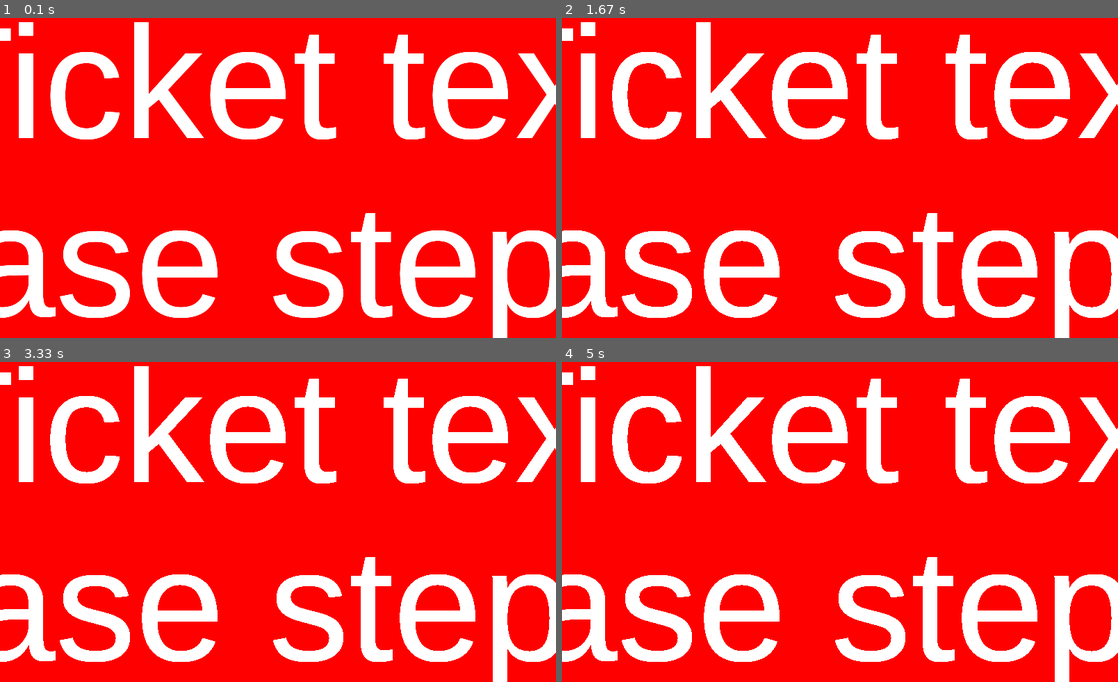
Above: before the commit, frames 1-4 (two rows, left to right).
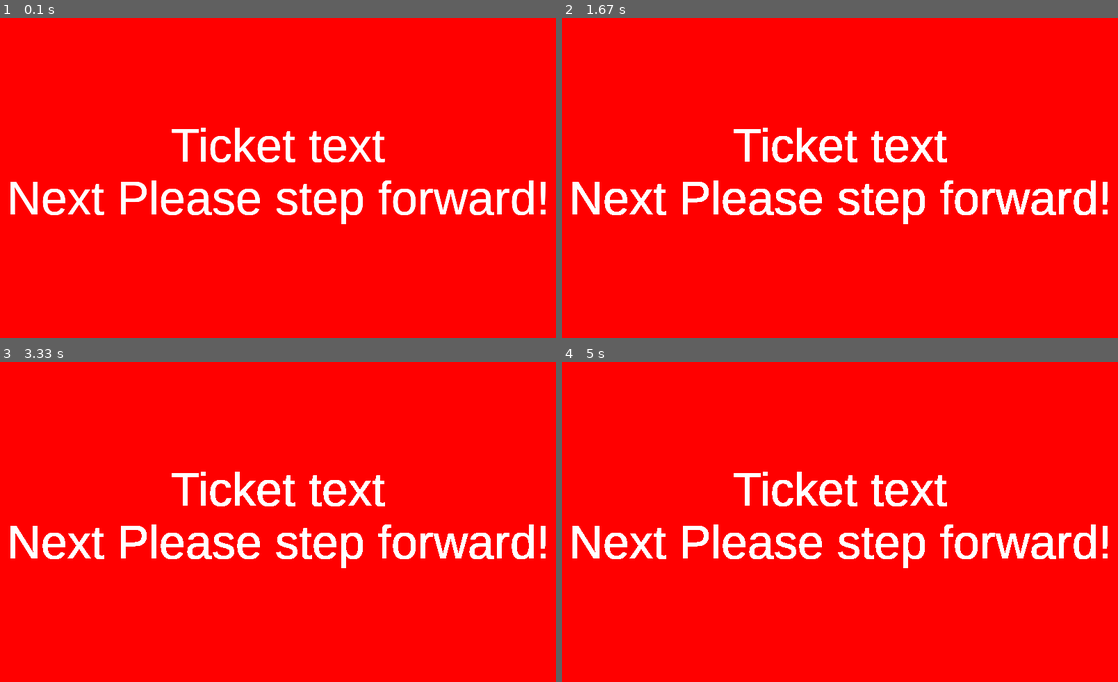
Above: after the commit, the same moments.

Repository: Smatnemo/piticket
Game: pygame game, started from piticket/ticket.py
Two runs of this game, one before a commit and one after it. Both use one fixed random seed, a clock stepped at 60 frames per second and the inputs below.
Inputs:
- Up to frame 1 (0.1 s): no input
- Up to frame 2 (1.67 s): no input
- Up to frame 3 (3.33 s): no input
- Up to frame 4 (5 s): no input

The runs differ from the first frame. In frame 1, 26% of the frame differs, in the area x 0-100%, y 1-100%; in frame 2, 26%; in frame 3, 26%; in frame 4, 26%.

Commit message:
made font to manage piticket fonts

Diff:
--- /dev/null
+++ b/piticket/fonts/__init__.py
@@ -0,0 +1,32 @@
+import pygame
+
+def get_available_fonts():
+    """Return the list of available fonts"""
+    sys_available_fonts = pygame.font.get_available_fonts()
+    return sys_available_fonts
+
+def get_pygame_font(text, font_name, max_width, max_height):
+    """Create the pygame font object which fit the text to the given rectangle.
+
+    :param text: text to draw
+    :type text: str
+    :param font_name: name or path to font definition file
+    :type font_name: str
+    :param max_width: width of the rect to fit
+    :type max_width: int
+    :param max_height: height of the rect to fit
+    :type max_height: int
+    """
+    start, end = 0, int(max_height * 2)
+    while start < end:
+        k = (start + end) // 2
+        font = pygame.font.SysFont(font_name,k)
+        font_size = font.size(text)
+        if font_size[0] > max_width or font_size[1] > max_height:
+            end = k
+        else:
+            start = k + 1
+        del font # Run garbage collector, to avoid opening too many files
+    return pygame.font.SysFont(font_name, start)
+
+CURRENT = 'nimbussansnarrow'
--- a/piticket/views/background.py
+++ b/piticket/views/background.py
@@ -1,4 +1,5 @@
 import pygame
+from piticket.fonts import get_pygame_font
 
 def multiline_text_to_surfaces(text, color, rect, align='center'):
     """Return a list of text surfaces(pygame.Surface) and corresponding positions
@@ -16,10 +17,8 @@
     surfaces = []
     # split text into list of strings using newline character
     lines = text.splitlines()
-    # Return the longest  string
-    max_line = max(lines, key=len)
-    # Return a SysFont object
-    font = pygame.font.SysFont('nimbussansnarrow',rect.height//len(lines))
+    # Return a SysFont object corresponding to the longest string
+    font = get_pygame_font(max(lines, key=len),'nimbussansnarrow',rect.width,rect.height//len(lines))
 
     for i, line in enumerate(lines):
         surface = font.render(line, True, color)
@@ -94,8 +93,6 @@
             self.font_size = rect.height
 
         self._texts.extend(multiline_text_to_surfaces(text, self._text_color,rect))
-        print(self._texts)
-
 
     def set_color(self, color_or_path):
         """Set background color using RGB tuple or path to an image
